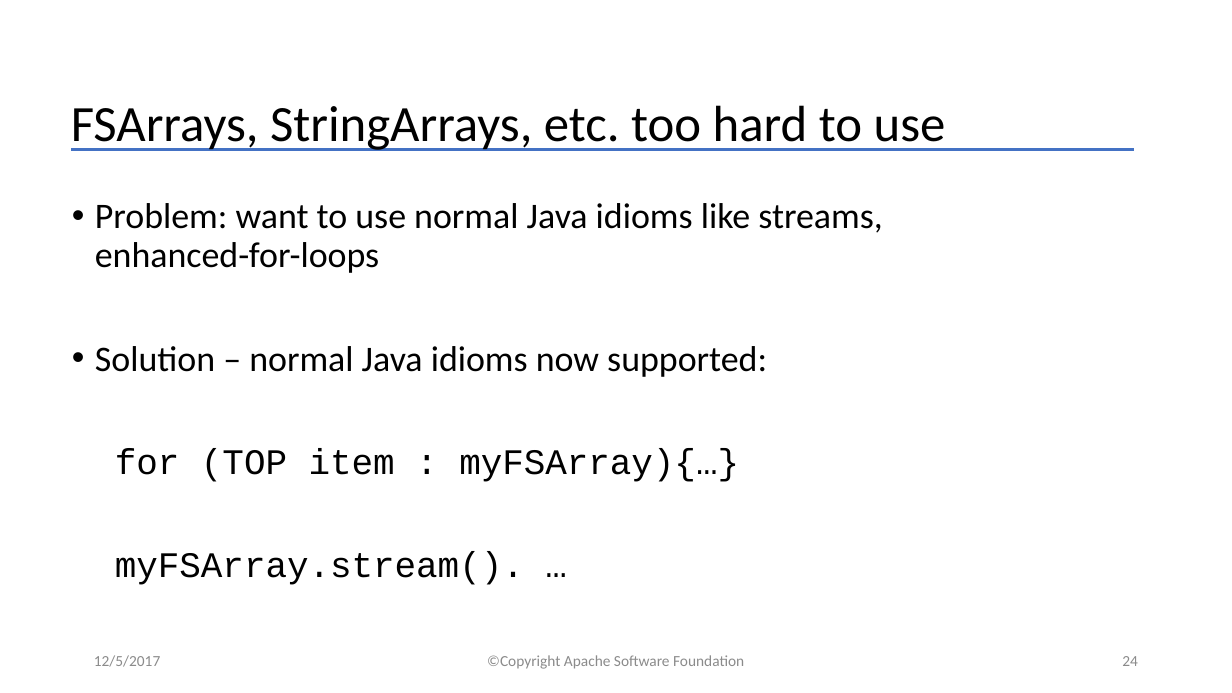
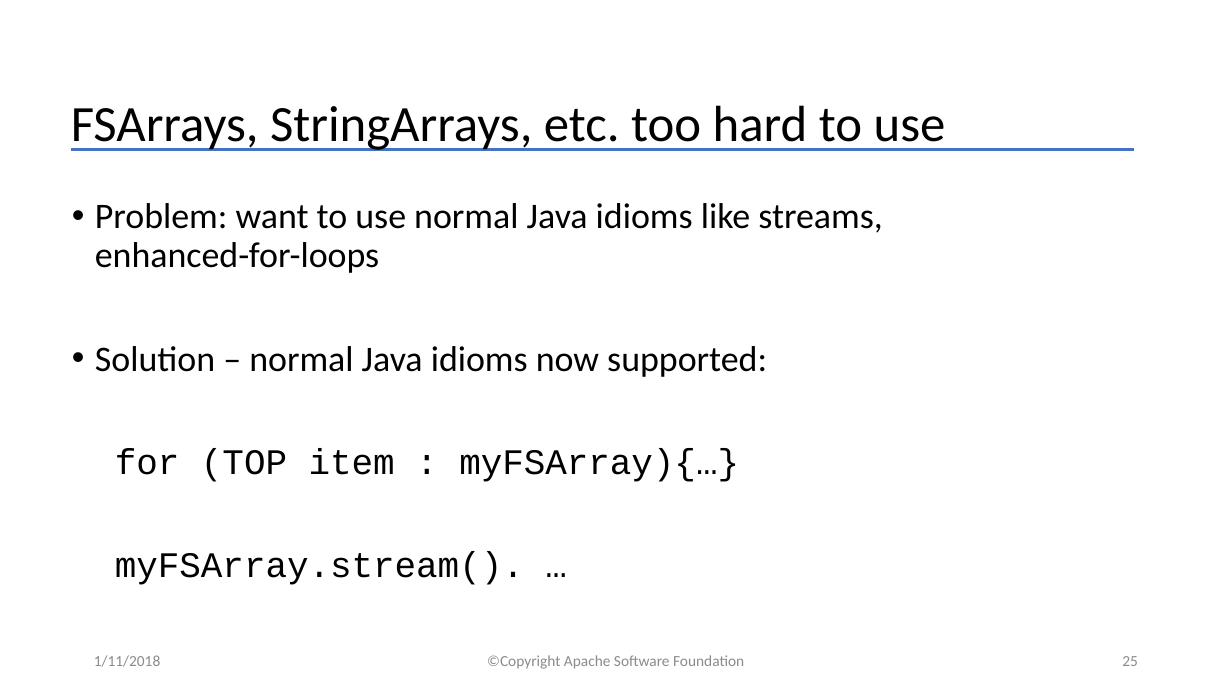
Before and after one commit to apache/uima-site, a slide deck: slide 25 of docs/downloads/uv3/UIMA_V3_Programmers_Solutions.pptx (slide 24 before the commit). Drawn at 1232x693 pixels with LibreOffice and Linux fonts; fonts in the diff are those of the drawing. Boxes give left, top, right and bottom in pixels: in the first picture for what was removed or moved away, otherwise in the second. Text is boxed around its words. In the diff, an @@ line names an element or a change of style, - is before the commit and + after.

```diff
--- a/docs/downloads/uv3/UIMA_V3_Programmers_Solutions.pptx
+++ b/docs/downloads/uv3/UIMA_V3_Programmers_Solutions.pptx
@@ text at bbox=[94, 655, 160, 667]: text changed @@
-12/5/2017
+1/11/2018
@@ page number at bbox=[1122, 656, 1138, 666]: text changed @@
-24
+25
```
Also in this commit, not shown: 29 other slides changed, 1 slide added, 11 other files.
